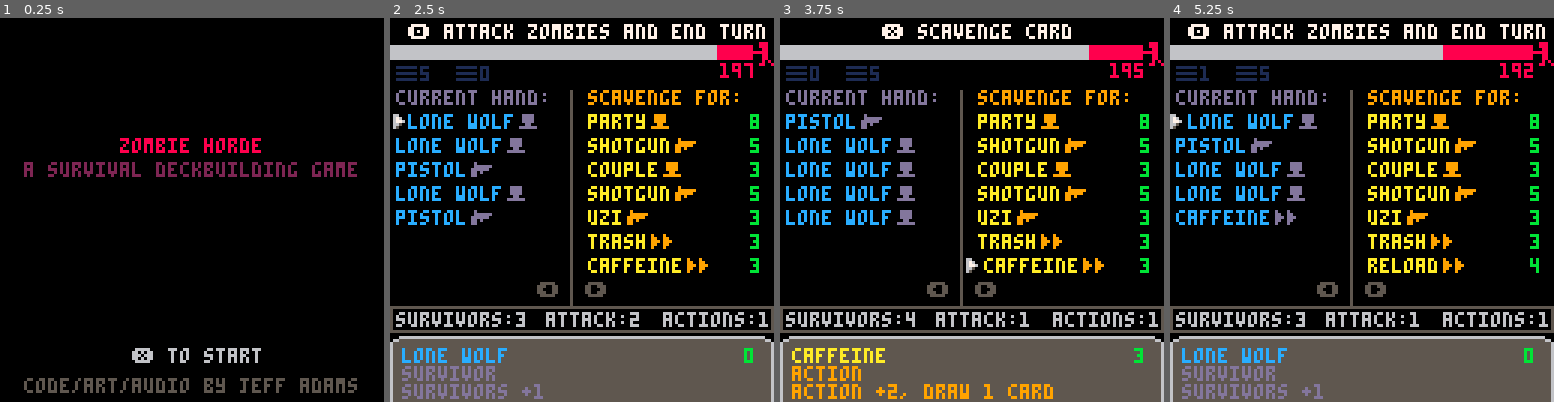
Above: before the commit, frames 1-4 (left to right).
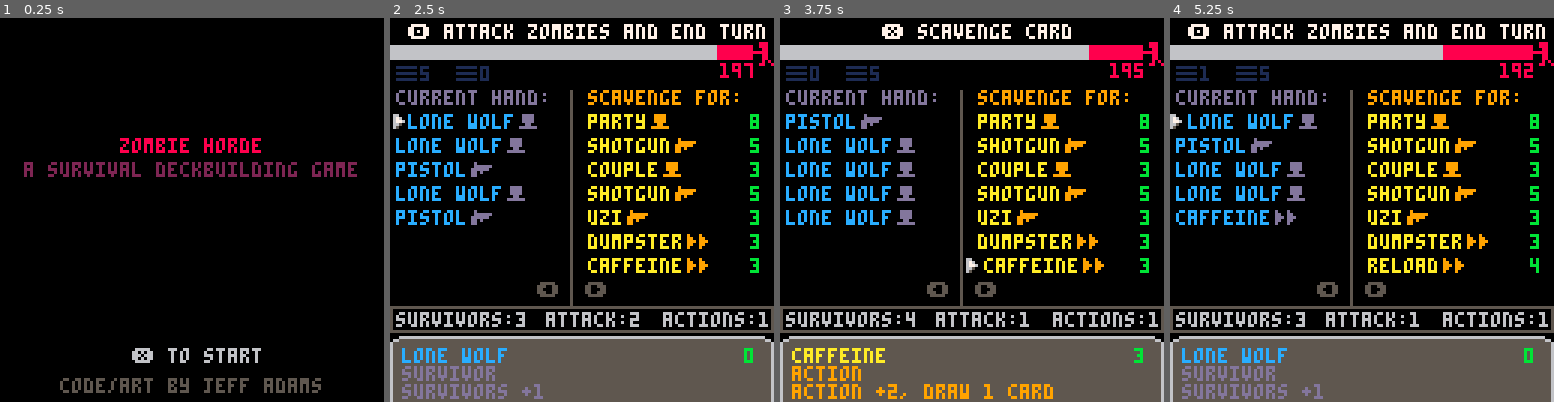
Above: after the commit, the same moments.

Repository: jeff-adams/pico8
Game: PICO-8 cartridge dev/zombie.p8
The game is run twice, just before and just after one commit, with the same random seed, the same clock (stepped at 60 frames per second) and the same inputs.
Inputs:
- Up to frame 1 (0.25 s): no input
- Up to frame 2 (2.5 s): tap O (Z key) at 0.33, 0.7, 1.43, 2.22 s; tap X (X key) at 1.07, 2.07, 2.4 s; hold Left 1.97-2.37 s; hold Down from 2.42 s (still down)
- Up to frame 3 (3.75 s): tap X (X key) every 0.33 s from 2.73 to 3.73 s; release Down at 2.82 s; hold Right 2.87-3.53 s; tap O (Z key) at 3.1 s; hold Up from 3.58 s (still down)
- Up to frame 4 (5.25 s): tap O (Z key) at 3.98, 4.87 s; tap X (X key) every 0.33 s from 4.07 to 5.07 s; release Up at 4.08 s; hold Right 4.13-4.53 s; hold Down 4.58-5.08 s; hold Left from 5.13 s (still down)

The runs differ from the first frame. In frame 1, 1.2% of the frame differs, in the area x 6-93%, y 93-98%; in frame 2, 0.5%; in frame 3, 0.5%; in frame 4, 0.5%.

Commit message:
Add soundfx and fix trash bug in zombie

Diff:
--- a/dev/zombie.p8
+++ b/dev/zombie.p8
@@ -6,8 +6,6 @@
 
 --todo
 --bug: too many cards in hand
---bug: trash all cards end action
---better name for trash action
 --balance cards
 --sfx/music
 --graphics for cards
@@ -128,7 +126,7 @@
 		},
 		{
 			cost=3,
-			title="trash",
+			title="dumpster",
 			ctype="action",
 			desc="trash any cards from hand",
 			actions=
@@ -337,6 +335,7 @@
 		del(scavenge,_card)
 		refresh_scavenge()
 		current.card=scavenge[current.sel]
+		sfx(3)
 	end
 end
 
@@ -353,6 +352,7 @@
 	_sel=((_sel+_dir-1)%#current.cards)+1
 	current.card=current.cards[_sel]
 	current.sel=_sel
+	sfx(0)
 end
 
 function card_icon(_card)
@@ -419,11 +419,13 @@
 		current.cards=scavenge
 		current.sel=1
 		current.card=scavenge[1]
-	end
-	if btnp(⬅️) and current.cards==scavenge then
+		sfx(1)
+	end
+	if btnp(⬅️) and current.cards==scavenge and #hand>0 then
 		current.cards=hand
 		current.sel=1
 		current.card=hand[1]
+		sfx(1)
 	end
 	if btnp(❎) then
 		if current.card.ctype == "action"
@@ -443,12 +445,14 @@
 		is_player_turn=false
 		turns-=1
 		win_check()
+		sfx(2)
 	end
 end
 
 function win_check()
 	if horde<=0 or turns <=0 then
 		draw_state=draw_gameover
+		update_state=update_gameover
 	end
 end
 
@@ -467,11 +471,18 @@
 end
 
 function update_trash()
+	if #hand<=0 then
+		update_state=update_game
+		draw_state=draw_game
+		current.cards=scavenge
+		current.sel=1
+		current.card=scavenge[1]
+	end
 	if btnp(❎) then
 		del(hand,hand[current.sel])
 		previous_card()
 	end
-	if #hand<=0 or btnp(🅾️) then
+	if btnp(🅾️) then
 		update_state=update_game
 		draw_state=draw_game
 	end
@@ -480,6 +491,13 @@
 	end
 	if btnp(⬆️) then
 		previous_card()
+	end
+end
+
+function update_gameover()
+	if btnp(❎) then
+		update_state=update_menu
+		draw_state=draw_menu
 	end
 end
 -->8
@@ -620,7 +638,7 @@
 	printc("zombie horde",40,8)
 	printc("a survival deckbuilding game",48,2)
 	printc("❎ to start",110,6)
-	printc("code/art/audio by jeff adams",120,5)
+	printc("code/art by jeff adams",120,5)
 end
 
 function draw_turn()
Not shown, changed: 135 lines of the sprite sheet (__gfx__) section of dev/zombie.p8
Not shown, changed: the thumbnail (__label__) section of dev/zombie.p8
Not shown, changed: the sound effects (__sfx__) section of dev/zombie.p8
